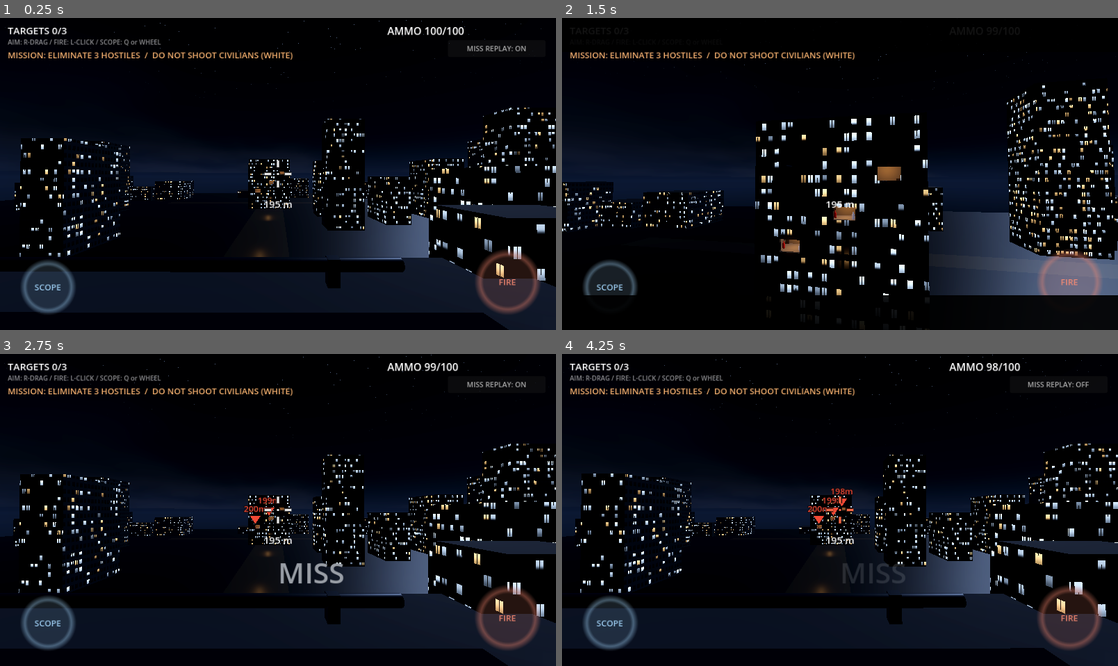
Above: before the commit, frames 1-4 (two rows, left to right).
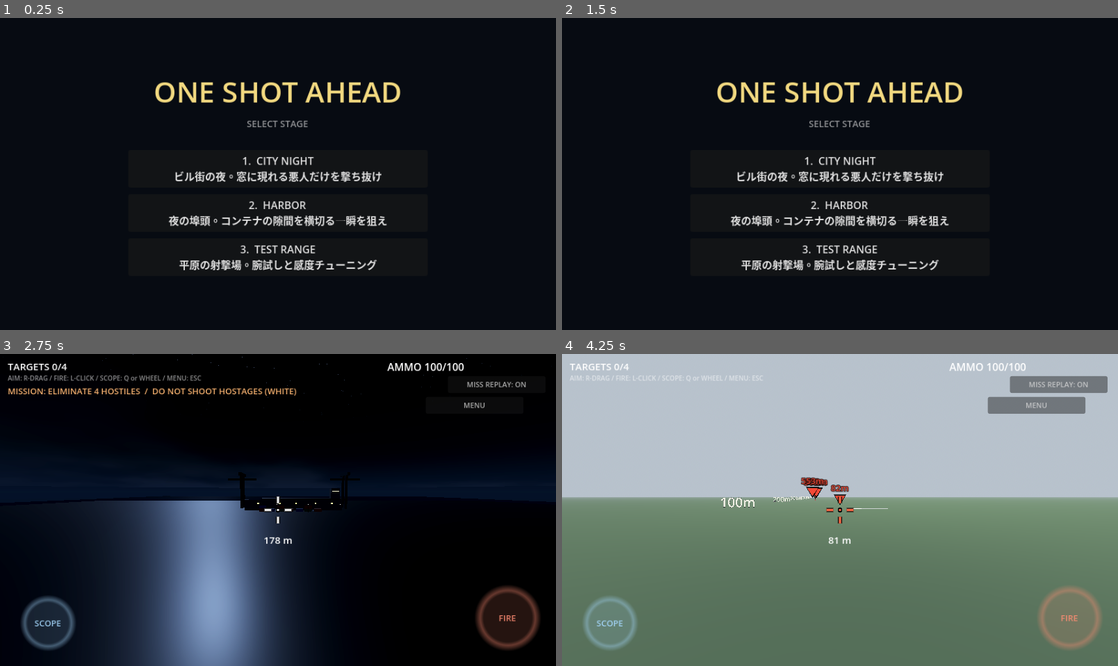
Above: after the commit, the same moments.

Repository: yasu111h/one-shot-ahead
Game: Godot game, scene res://ui/stage_select.tscn
Same seed, same stepped clock (60 frames per second), same inputs: the game is played once before the commit and once after it. Before the commit the project starts from res://stages/city/city_stage.tscn.
Inputs (mouse positions are in pixels of both pictures, inside the frame that each line leads up to):
- Up to frame 1 (0.25 s): no input
- Up to frame 2 (1.5 s): click (840, 167) at 0.5 s, where only the run after the commit has a clickable "1. CITY NIGHT ビル街の夜。窓に現れる悪人だけ…"; click (1034, 67) at 1.25 s, where only the run after the commit has a clickable "MENU"
- Up to frame 3 (2.75 s): click (278, 547) at 2 s, where only the run after the commit has a clickable "2. HARBOR 夜の埠頭。コンテナの隙間を横切る一瞬を…"
- Up to frame 4 (4.25 s): click "MISS REPLAY: ON" (after the commit: "MENU") at 2.75 s; click (840, 594) at 3.5 s, where only the run after the commit has a clickable "3. TEST RANGE 平原の射撃場。腕試しと感度チュ…"

The runs differ from the first frame. In frame 1, 15% of the frame differs, in the area x 0-100%, y 0-96%; in frame 2, 18%; in frame 3, 33%; in frame 4, 100%, in the area x 0-100%, y 0-100%.

Commit message:
feat: ステージ選択画面と新ステージ「夜の港」を追加
- ui/stage_select.gd/.tscn: メインシーン化。GameManager.STAGESの一覧から選択（タップ/クリック・数字キー対応）
- autoload/game_manager.gd: ステージ台帳STAGES・goto_stage/goto_selectを追加
- stages/harbor/: 夜の埠頭ステージ新規。コンテナの隙間が「命中の窓」。悪人4＋人質2・クレーン・貨物船・海面
- ui/hud.gd: リザルトにSTAGE SELECTボタン・右上に常設MENUボタン
- stages/sniper_stage.gd: ESCキーでステージ選択へ戻る
- project.godot: 起動シーンをステージ選択画面に変更

Co-Authored-By: Claude Opus 4.8 <noreply@anthropic.com>

Diff:
--- a/autoload/game_manager.gd
+++ b/autoload/game_manager.gd
@@ -1,5 +1,26 @@
 extends Node
-## ゲーム全体管理（オートロード）。プロトタイプではFPS上限設定のみ
+## ゲーム全体管理（オートロード）。FPS上限・ステージ台帳・シーン切り替え
+
+## ステージ台帳。ステージ選択画面はこれを並べるだけ＝追加はここに1行足す
+const STAGES := [
+	{
+		"name": "CITY NIGHT",
+		"desc": "ビル街の夜。窓に現れる悪人だけを撃ち抜け",
+		"scene": "res://stages/city/city_stage.tscn",
+	},
+	{
+		"name": "HARBOR",
+		"desc": "夜の埠頭。コンテナの隙間を横切る一瞬を狙え",
+		"scene": "res://stages/harbor/harbor_stage.tscn",
+	},
+	{
+		"name": "TEST RANGE",
+		"desc": "平原の射撃場。腕試しと感度チューニング",
+		"scene": "res://stages/test_range/test_range.tscn",
+	},
+]
+const SELECT_SCENE := "res://ui/stage_select.tscn"
+
 
 func _ready() -> void:
 	Engine.max_fps = 60
@@ -9,3 +30,13 @@
 func reset_time() -> void:
 	Engine.time_scale = 1.0
 	Engine.physics_ticks_per_second = 60
+
+
+func goto_stage(scene_path: String) -> void:
+	reset_time()
+	get_tree().change_scene_to_file(scene_path)
+
+
+func goto_select() -> void:
+	reset_time()
+	get_tree().change_scene_to_file(SELECT_SCENE)
--- a/project.godot
+++ b/project.godot
@@ -11,7 +11,7 @@
 [application]
 
 config/name="ONE SHOT AHEAD"
-run/main_scene="res://stages/city/city_stage.tscn"
+run/main_scene="res://ui/stage_select.tscn"
 config/features=PackedStringArray("4.6")
 boot_splash/bg_color=Color(0.05, 0.07, 0.1, 1)
 boot_splash/show_image=false
--- /dev/null
+++ b/stages/harbor/harbor_stage.gd
@@ -0,0 +1,278 @@
+extends SniperStage
+## 「夜の埠頭」ステージ。
+## プレイヤーは倉庫の屋上に陣取り、約180m先のコンテナ列の向こうを狙う。
+## 悪人はコンテナの裏を歩いて回り、隙間（ギャップ）を横切る一瞬だけ姿が見える
+## ＝都市ステージの「窓」をコンテナの隙間で作る。
+## 隙間のいくつかには人質（民間人・白）が立たされており、誤射は即ミッション失敗。
+
+const ROOF_Y := 16.0            # 倉庫の屋上の高さ
+const ROW_Z := -148.0           # コンテナ前列（この裏を悪人が歩く）
+const WALK_Z := -151.5          # 悪人の歩行ライン
+const BACK_Z := -158.0          # 背景の倉庫壁（悪人のシルエットが立つ）
+
+# コンテナ前列の構成。[中心x, 段数] を隙間を空けて並べる。
+# 隙間は広い所2.4m・狭い所1.4mの2種類＝撃ちやすい窓と難しい窓ができる
+const CONTAINERS := [
+	[-27.0, 2], [-19.5, 1], [-11.0, 2], [-3.0, 1], [5.5, 1], [13.0, 2], [21.5, 1],
+]
+const CONT_W := 6.1   # コンテナ1個の幅(X)
+const CONT_H := 2.6   # 高さ
+const CONT_D := 2.44  # 奥行(Z)
+
+## 人質の立ち位置（広い隙間の中・やや端）[x, z]
+const HOSTAGES := [[-15.7, -149.3], [17.8, -149.3]]
+
+var _rust: StandardMaterial3D
+var _blue: StandardMaterial3D
+var _green: StandardMaterial3D
+var _metal: StandardMaterial3D
+var _concrete: StandardMaterial3D
+
+
+func _rig_position() -> Vector3:
+	# 倉庫の屋上・前縁の左角
+	return Vector3(-8.4, ROOF_Y + 2.0, 30.6)
+
+
+func _configure_rig() -> void:
+	# 角から埠頭を見渡せる扇形だけに視点を制限
+	rig.set_view_limits(-38.0, 42.0, -32.0, 10.0)
+
+
+func _mission_text() -> String:
+	return "MISSION: ELIMINATE 4 HOSTILES  /  DO NOT SHOOT HOSTAGES (WHITE)"
+
+
+## 夜の海辺：都市より暗く、雲は月光で青く照る。フォグはわずかな潮靄
+func _build_environment() -> void:
+	var sky_mat := ShaderMaterial.new()
+	sky_mat.shader = preload("res://shaders/sky_city.gdshader")
+	sky_mat.set_shader_parameter("top_color", Color(0.004, 0.008, 0.018))
+	sky_mat.set_shader_parameter("horizon_color", Color(0.028, 0.050, 0.078))
+	sky_mat.set_shader_parameter("cloud_dark", Color(0.022, 0.034, 0.055))
+	sky_mat.set_shader_parameter("cloud_lit", Color(0.060, 0.080, 0.110))
+	var sky := Sky.new()
+	sky.sky_material = sky_mat
+
+	var env := Environment.new()
+	env.background_mode = Environment.BG_SKY
+	env.sky = sky
+	env.ambient_light_source = Environment.AMBIENT_SOURCE_COLOR
+	env.ambient_light_color = Color(0.30, 0.40, 0.55)
+	env.ambient_light_energy = 0.5
+	env.fog_enabled = true
+	env.fog_light_color = Color(0.035, 0.055, 0.075)
+	env.fog_density = 0.0008
+	env.fog_sun_scatter = 0.0
+	env.fog_aerial_perspective = 0.5
+	env.fog_sky_affect = 0.4
+	env.glow_enabled = true
+	env.glow_intensity = 0.85
+	env.glow_strength = 1.0
+	env.glow_bloom = 0.08
+	env.tonemap_mode = Environment.TONE_MAPPER_FILMIC
+	var we := WorldEnvironment.new()
+	we.environment = env
+	add_child(we)
+
+	# 月明かり（海側から）
+	var moon := DirectionalLight3D.new()
+	moon.light_color = Color(0.58, 0.70, 0.92)
+	moon.light_energy = 0.45
+	moon.shadow_enabled = false
+	moon.rotation_degrees = Vector3(-34.0, 200.0, 0.0)
+	add_child(moon)
+
+
+## 海風は都市より強め（±4m/s。WIND_ENABLED=false の間は演出値のみ）
+func _setup_wind() -> void:
+	wind_speed = randf_range(-4.0, 4.0)
+	wind_accel = Vector3(wind_speed, 0, 0) * WIND_FACTOR
+
+
+func _build_world() -> void:
+	var docks := StaticBody3D.new()
+	docks.collision_layer = 0b0001   # 地形レイヤ（弾はここで止まる・LOSもこれで判定）
+	docks.collision_mask = 0
+	add_child(docks)
+	_make_materials()
+	_build_ground(docks)
+	_build_warehouse(docks)
+	_build_containers(docks)
+	_build_backdrop(docks)
+	_build_dressing(docks)
+
+
+func _make_materials() -> void:
+	_rust = StandardMaterial3D.new()
+	_rust.albedo_color = Color(0.42, 0.16, 0.10)
+	_rust.roughness = 0.9
+	_blue = StandardMaterial3D.new()
+	_blue.albedo_color = Color(0.10, 0.18, 0.32)
+	_blue.roughness = 0.85
+	_green = StandardMaterial3D.new()
+	_green.albedo_color = Color(0.10, 0.24, 0.16)
+	_green.roughness = 0.85
+	_metal = StandardMaterial3D.new()
+	_metal.albedo_color = Color(0.15, 0.17, 0.20)
+	_metal.metallic = 0.7
+	_metal.roughness = 0.45
+	_concrete = StandardMaterial3D.new()
+	_concrete.albedo_color = Color(0.13, 0.14, 0.16)
+	_concrete.roughness = 0.95
+
+
+func _box(parent: StaticBody3D, size: Vector3, pos: Vector3, mat: Material,
+		coll := true) -> MeshInstance3D:
+	var mesh := BoxMesh.new()
+	mesh.size = size
+	var mi := MeshInstance3D.new()
+	mi.mesh = mesh
+	mi.material_override = mat
+	mi.position = pos
+	parent.add_child(mi)
+	if coll:
+		var shape := CollisionShape3D.new()
+		var bx := BoxShape3D.new()
+		bx.size = size
+		shape.shape = bx
+		shape.position = pos
+		parent.add_child(shape)
+	return mi
+
+
+## 埠頭（濡れたアスファルト）と海面
+func _build_ground(docks: StaticBody3D) -> void:
+	var quay := PlaneMesh.new()
+	quay.size = Vector2(700.0, 700.0)
+	var qm := StandardMaterial3D.new()
+	qm.albedo_color = Color(0.024, 0.028, 0.036)
+	qm.roughness = 0.4
+	var qmi := MeshInstance3D.new()
+	qmi.mesh = quay
+	qmi.material_override = qm
+	docks.add_child(qmi)
+	var shape := CollisionShape3D.new()
+	var bx := BoxShape3D.new()
+	bx.size = Vector3(700.0, 1.0, 700.0)
+	shape.shape = bx
+	shape.position = Vector3(0.0, -0.5, 0.0)
+	docks.add_child(shape)
+
+	# 海面（埠頭の向こう・わずかに低い。月光を鈍く映す）
+	var sea := PlaneMesh.new()
+	sea.size = Vector2(900.0, 500.0)
+	var sm := StandardMaterial3D.new()
+	sm.albedo_color = Color(0.015, 0.035, 0.055)
+	sm.metallic = 0.4
+	sm.roughness = 0.12
+	var smi := MeshInstance3D.new()
+	smi.mesh = sea
+	smi.material_override = sm
+	smi.position = Vector3(0.0, -0.6, -450.0)
+	docks.add_child(smi)
+
+
+## プレイヤーの倉庫（屋上にパラペット）
+func _build_warehouse(docks: StaticBody3D) -> void:
+	_box(docks, Vector3(26.0, ROOF_Y, 22.0), Vector3(-6.0, ROOF_Y * 0.5, 42.0), _concrete)
+	_box(docks, Vector3(26.0, 0.2, 22.0), Vector3(-6.0, ROOF_Y + 0.1, 42.0), _concrete)
+	# パラペット（四辺）
+	for e in [[Vector3(26.4, 0.9, 0.7), Vector3(-6.0, ROOF_Y + 0.65, 31.2)],
+			[Vector3(26.4, 0.9, 0.7), Vector3(-6.0, ROOF_Y + 0.65, 52.8)],
+			[Vector3(0.7, 0.9, 22.4), Vector3(-19.2, ROOF_Y + 0.65, 42.0)],
+			[Vector3(0.7, 0.9, 22.4), Vector3(7.2, ROOF_Y + 0.65, 42.0)]]:
+		_box(docks, e[0], e[1], _concrete)
+
+
+## コンテナ前列（隙間が「命中の窓」になる）
+func _build_containers(docks: StaticBody3D) -> void:
+	var mats := [_rust, _blue, _green]
+	for i in CONTAINERS.size():
+		var cx: float = CONTAINERS[i][0]
+		var stack: int = CONTAINERS[i][1]
+		for lv in stack:
+			_box(docks, Vector3(CONT_W, CONT_H, CONT_D),
+				Vector3(cx, CONT_H * (0.5 + lv), ROW_Z),
+				mats[(i + lv) % mats.size()])
+
+
+## 背景の倉庫壁（悪人のシルエットの背）と数個の灯り窓
+func _build_backdrop(docks: StaticBody3D) -> void:
+	_box(docks, Vector3(90.0, 10.0, 1.0), Vector3(0.0, 5.0, BACK_Z), _concrete)
+	# 壁の小窓（点在する灯り。狙撃の目印にもなる）
+	var lit := StandardMaterial3D.new()
+	lit.albedo_color = Color(1.0, 0.75, 0.4)
+	lit.emission_enabled = true
+	lit.emission = Color(1.0, 0.72, 0.35)
+	lit.emission_energy_multiplier = 1.6
+	for wx in [-32.0, -12.0, 3.0, 21.0, 36.0]:
+		_box(docks, Vector3(1.6, 1.1, 0.1), Vector3(wx, 6.4, BACK_Z + 0.56), lit, false)
+
+
+## 書き割り：ガントリークレーン2基・貨物船・埠頭灯
+func _build_dressing(docks: StaticBody3D) -> void:
+	for cx in [-52.0, 55.0]:
+		_build_crane(docks, cx)
+	_build_ship(docks)
+	for lx in [-38.0, -14.0, 12.0, 38.0]:
+		_build_lamp(docks, Vector3(lx, 0.0, -138.0))
+
+
+func _build_crane(docks: StaticBody3D, cx: float) -> void:
+	# 脚2本＋水平ビーム（遠景シルエット・当たり判定あり）
+	for dz in [-6.0, 6.0]:
+		_box(docks, Vector3(2.2, 34.0, 2.2), Vector3(cx, 17.0, -185.0 + dz), _metal)
+	_box(docks, Vector3(3.0, 3.0, 26.0), Vector3(cx, 35.0, -185.0), _metal)
+	_box(docks, Vector3(30.0, 2.4, 2.6), Vector3(cx, 30.0, -185.0), _metal)
+
+
+func _build_ship(docks: StaticBody3D) -> void:
+	# 貨物船（船体＋ブリッジ＋舷窓の灯り列）
+	_box(docks, Vector3(120.0, 9.0, 18.0), Vector3(20.0, 3.0, -262.0), _metal)
+	_box(docks, Vector3(12.0, 14.0, 10.0), Vector3(64.0, 14.5, -262.0), _concrete)
+	var lit := StandardMaterial3D.new()
+	lit.albedo_color = Color(0.95, 0.85, 0.6)
+	lit.emission_enabled = true
+	lit.emission = Color(0.95, 0.82, 0.55)
+	lit.emission_energy_multiplier = 1.4
+	_box(docks, Vector3(9.0, 0.7, 0.2), Vector3(64.0, 17.5, -256.8), lit, false)
+
+
+func _build_lamp(docks: StaticBody3D, base: Vector3) -> void:
+	# ポール＋発光ヘッド（ライトは置かない＝発光マテリアル+glowで安く見せる）
+	var pole := CylinderMesh.new()
+	pole.top_radius = 0.09
+	pole.bottom_radius = 0.12
+	pole.height = 7.0
+	var pm := MeshInstance3D.new()
+	pm.mesh = pole
+	pm.material_override = _metal
+	pm.position = base + Vector3(0, 3.5, 0)
+	docks.add_child(pm)
+	var head := SphereMesh.new()
+	head.radius = 0.28
+	head.height = 0.56
+	var hm := StandardMaterial3D.new()
+	hm.albedo_color = Color(1.0, 0.85, 0.55)
+	hm.emission_enabled = true
+	hm.emission = Color(1.0, 0.8, 0.45)
+	hm.emission_energy_multiplier = 2.2
+	var hmi := MeshInstance3D.new()
+	hmi.mesh = head
+	hmi.material_override = hm
+	hmi.position = base + Vector3(0, 7.1, 0)
+	docks.add_child(hmi)
+
+
+func _spawn_targets() -> void:
+	# 悪人4人：コンテナ裏の歩行ライン。歩幅（往復範囲）と速度を変えて
+	# 「どの隙間に・いつ現れるか」をずらす
+	var y := 0.95
+	_add_walker(Vector3(-29.0, y, WALK_Z), Vector3(-14.0, y, WALK_Z), 1.3)
+	_add_walker(Vector3(-13.5, y, WALK_Z), Vector3(1.5, y, WALK_Z), 1.7)
+	_add_walker(Vector3(3.0, y, WALK_Z), Vector3(16.0, y, WALK_Z), 1.1)
+	_add_walker(Vector3(10.0, y, WALK_Z), Vector3(26.0, y, WALK_Z), 1.5)
+	# 人質：隙間の中に立たされている（撃てば即失敗・悪人はその奥を横切る）
+	for h in HOSTAGES:
+		_add_standing(Vector3(h[0], y, h[1]), false)
--- /dev/null
+++ b/stages/harbor/harbor_stage.tscn
@@ -0,0 +1,6 @@
+[gd_scene load_steps=2 format=3]
+
+[ext_resource type="Script" path="res://stages/harbor/harbor_stage.gd" id="1_stage"]
+
+[node name="HarborStage" type="Node3D"]
+script = ExtResource("1_stage")
--- a/stages/sniper_stage.gd
+++ b/stages/sniper_stage.gd
@@ -232,6 +232,9 @@
 			KEY_F:
 				if event.pressed:
 					request_fire()  # 予備の発射キー
+			KEY_ESCAPE:
+				if event.pressed:
+					GameManager.goto_select()  # ステージ選択へ戻る
 
 
 # ---------------------------------------------------------------- 射撃
--- a/ui/hud.gd
+++ b/ui/hud.gd
@@ -25,6 +25,8 @@
 var _stamp: Label
 var _center_msg: Label
 var _retry_btn: Button
+var _select_btn: Button
+var _menu_btn: Button
 var _miss_toggle: Button
 var _fire_btn: TouchScreenButton
 var _scope_btn: TouchScreenButton
@@ -56,7 +58,7 @@
 	# ラベル類
 	_targets_label = _make_label("TARGETS 0/0", 15, Control.PRESET_TOP_LEFT, Vector2(12, 8))
 	_hint_label = _make_label(
-		"AIM: R-DRAG / FIRE: L-CLICK / SCOPE: Q or WHEEL",
+		"AIM: R-DRAG / FIRE: L-CLICK / SCOPE: Q or WHEEL / MENU: ESC",
 		10, Control.PRESET_TOP_LEFT, Vector2(12, 30))
 	_hint_label.modulate = Color(1, 1, 1, 0.55)
 	_mission_label = _make_label(mission, 13, Control.PRESET_TOP_LEFT, Vector2(12, 48))
@@ -84,6 +86,26 @@
 	_retry_btn.position += Vector2(0, 10)
 	_retry_btn.visible = false
 	_retry_btn.pressed.connect(func() -> void: stage.retry())
+	# リザルト用「STAGE SELECT」ボタン（RETRYの下）
+	_select_btn = Button.new()
+	_select_btn.text = "STAGE SELECT"
+	_select_btn.custom_minimum_size = Vector2(180, 44)
+	_select_btn.add_theme_font_size_override("font_size", 16)
+	add_child(_select_btn)
+	_select_btn.set_anchors_and_offsets_preset(Control.PRESET_CENTER)
+	_select_btn.position += Vector2(0, 74)
+	_select_btn.visible = false
+	_select_btn.pressed.connect(func() -> void: GameManager.goto_select())
+	# 常設の「MENU」ボタン（右上・ミスリプレイトグルの下）
+	_menu_btn = Button.new()
+	_menu_btn.text = "MENU"
+	_menu_btn.custom_minimum_size = Vector2(150, 26)
+	_menu_btn.add_theme_font_size_override("font_size", 11)
+	_menu_btn.modulate = Color(1, 1, 1, 0.75)
+	add_child(_menu_btn)
+	_menu_btn.set_anchors_and_offsets_preset(Control.PRESET_TOP_RIGHT)
+	_menu_btn.position += Vector2(-158, 66)
+	_menu_btn.pressed.connect(func() -> void: GameManager.goto_select())
 	# ミスリプレイ設定トグル（右上・タップ/クリックで切替。値はSettingsが永続化）
 	_miss_toggle = Button.new()
 	_miss_toggle.custom_minimum_size = Vector2(150, 26)
@@ -181,6 +203,7 @@
 	_reticle.scoped = scoped
 	_zoom_label.visible = scoped and not replay
 	_miss_toggle.visible = not replay
+	_menu_btn.visible = not replay
 	_zoom_label.text = ["1x", "4x", "8x"][rig.zoom_stage]
 	_ammo_label.text = "AMMO %d/%d" % [stage.ammo, stage.max_ammo]
 	_targets_label.text = "TARGETS %d/%d" % [stage.hits, stage.hostiles.size()]
@@ -249,6 +272,7 @@
 	_center_msg.modulate = Color(0.95, 0.85, 0.5)
 	_center_msg.visible = true
 	_retry_btn.visible = true
+	_select_btn.visible = true
 
 
 ## ミッション失敗（弾切れ・民間人の誤射など）
@@ -257,6 +281,7 @@
 	_center_msg.modulate = Color(0.95, 0.45, 0.4)
 	_center_msg.visible = true
 	_retry_btn.visible = true
+	_select_btn.visible = true
 
 
 ## 動的レティクル（TABIJIのcombat_hud.gd:56-77を移植）
--- /dev/null
+++ b/ui/stage_select.gd
@@ -0,0 +1,59 @@
+extends Control
+## ステージ選択画面（メインシーン）。GameManager.STAGES を並べて選ばせるだけ。
+## マウス/タッチのボタンのほか、数字キー(1〜)でも選べる。
+
+const BG_COLOR := Color(0.03, 0.045, 0.07)
+const ACCENT := Color(0.95, 0.85, 0.5)   # 命中スタンプと同じ金色
+
+
+func _ready() -> void:
+	set_anchors_and_offsets_preset(Control.PRESET_FULL_RECT)
+
+	var bg := ColorRect.new()
+	bg.color = BG_COLOR
+	add_child(bg)
+	bg.set_anchors_and_offsets_preset(Control.PRESET_FULL_RECT)
+
+	var root := VBoxContainer.new()
+	root.alignment = BoxContainer.ALIGNMENT_CENTER
+	root.add_theme_constant_override("separation", 10)
+	add_child(root)
+	root.set_anchors_and_offsets_preset(Control.PRESET_FULL_RECT)
+
+	var title := Label.new()
+	title.text = "ONE SHOT AHEAD"
+	title.add_theme_font_size_override("font_size", 44)
+	title.modulate = ACCENT
+	title.horizontal_alignment = HORIZONTAL_ALIGNMENT_CENTER
+	root.add_child(title)
+
+	var sub := Label.new()
+	sub.text = "SELECT STAGE"
+	sub.add_theme_font_size_override("font_size", 14)
+	sub.modulate = Color(1, 1, 1, 0.55)
+	sub.horizontal_alignment = HORIZONTAL_ALIGNMENT_CENTER
+	root.add_child(sub)
+
+	var spacer := Control.new()
+	spacer.custom_minimum_size = Vector2(0, 10)
+	root.add_child(spacer)
+
+	for i in GameManager.STAGES.size():
+		var st: Dictionary = GameManager.STAGES[i]
+		var btn := Button.new()
+		btn.text = "%d.  %s\n%s" % [i + 1, st.name, st.desc]
+		btn.custom_minimum_size = Vector2(460, 58)
+		btn.add_theme_font_size_override("font_size", 16)
+		btn.alignment = HORIZONTAL_ALIGNMENT_CENTER
+		btn.pressed.connect(GameManager.goto_stage.bind(st.scene))
+		# 中央寄せ（VBox内で幅いっぱいに伸びないように）
+		var wrap := CenterContainer.new()
+		wrap.add_child(btn)
+		root.add_child(wrap)
+
+
+func _unhandled_input(event: InputEvent) -> void:
+	if event is InputEventKey and event.pressed and not event.echo:
+		var idx: int = event.keycode - KEY_1
+		if idx >= 0 and idx < GameManager.STAGES.size():
+			GameManager.goto_stage(GameManager.STAGES[idx].scene)
--- /dev/null
+++ b/ui/stage_select.tscn
@@ -0,0 +1,6 @@
+[gd_scene load_steps=2 format=3]
+
+[ext_resource type="Script" path="res://ui/stage_select.gd" id="1_select"]
+
+[node name="StageSelect" type="Control"]
+script = ExtResource("1_select")
Not shown, added: stages/harbor/harbor_stage.gd.uid
Not shown, added: ui/stage_select.gd.uid
